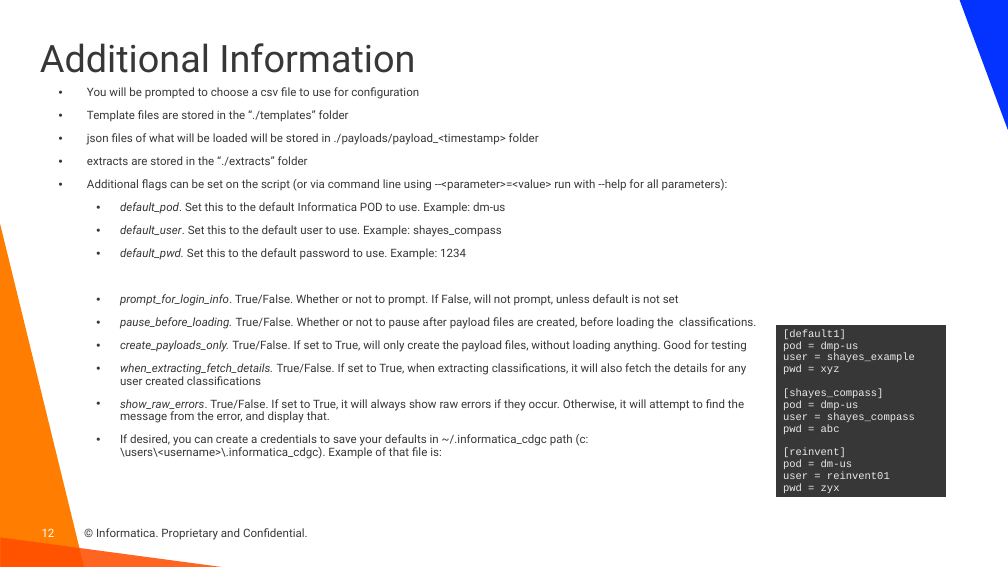
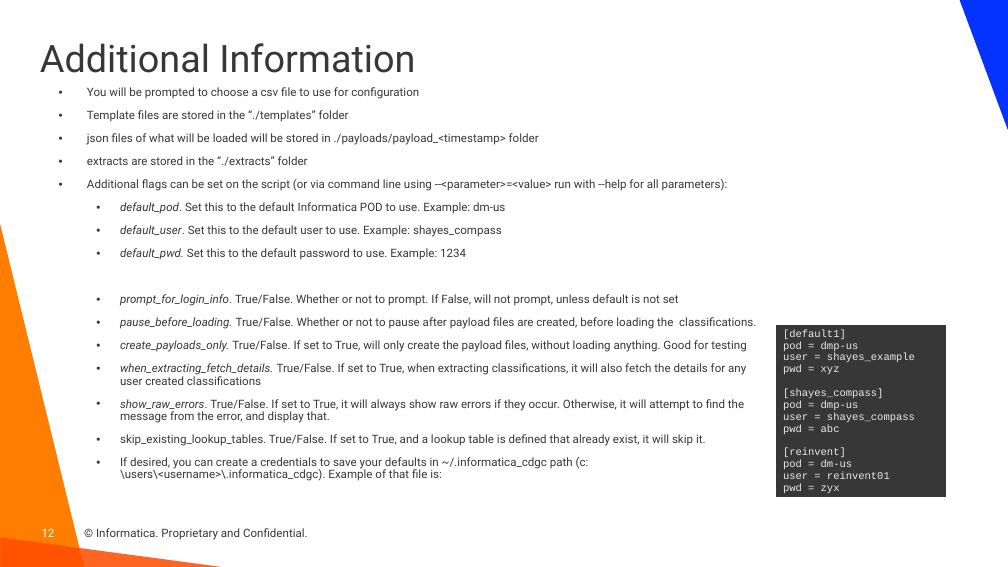
Before and after one commit to haystraw/Informatica_Simple_Classification_Creator, a slide deck: slide 12 of Simple Classification Creator.pptx. Drawn at 1008x567 pixels with LibreOffice and Linux fonts; fonts in the diff are those of the drawing; background and template pictures are left out. Boxes give left, top, right and bottom in pixels: in the first picture for what was removed or moved away, otherwise in the second. Text is boxed around its words. In the diff, an @@ line names an element or a change of style, - is before the commit and + after.

Commit message:
Version 20250127 Adjusted Lookup tables. Now when Lookup tables are created, the script will monitor and wait for the job to complete. This is because the lookup table jobs can only be one at a time. Also added an option to skip any lookup tables that are specified that already exist. (otherwise, it will update it)

```diff
--- a/Simple Classification Creator.pptx
+++ b/Simple Classification Creator.pptx
@@ text at [120, 434, 706, 446]: paragraph added @@
+  • skip_existing_lookup_tables. True/False. If set to True, and a lookup table is defined that already exist, it will skip it.
```
Also in this commit, not shown: 1 other slide changed, 1 slide added, 1 other file.
